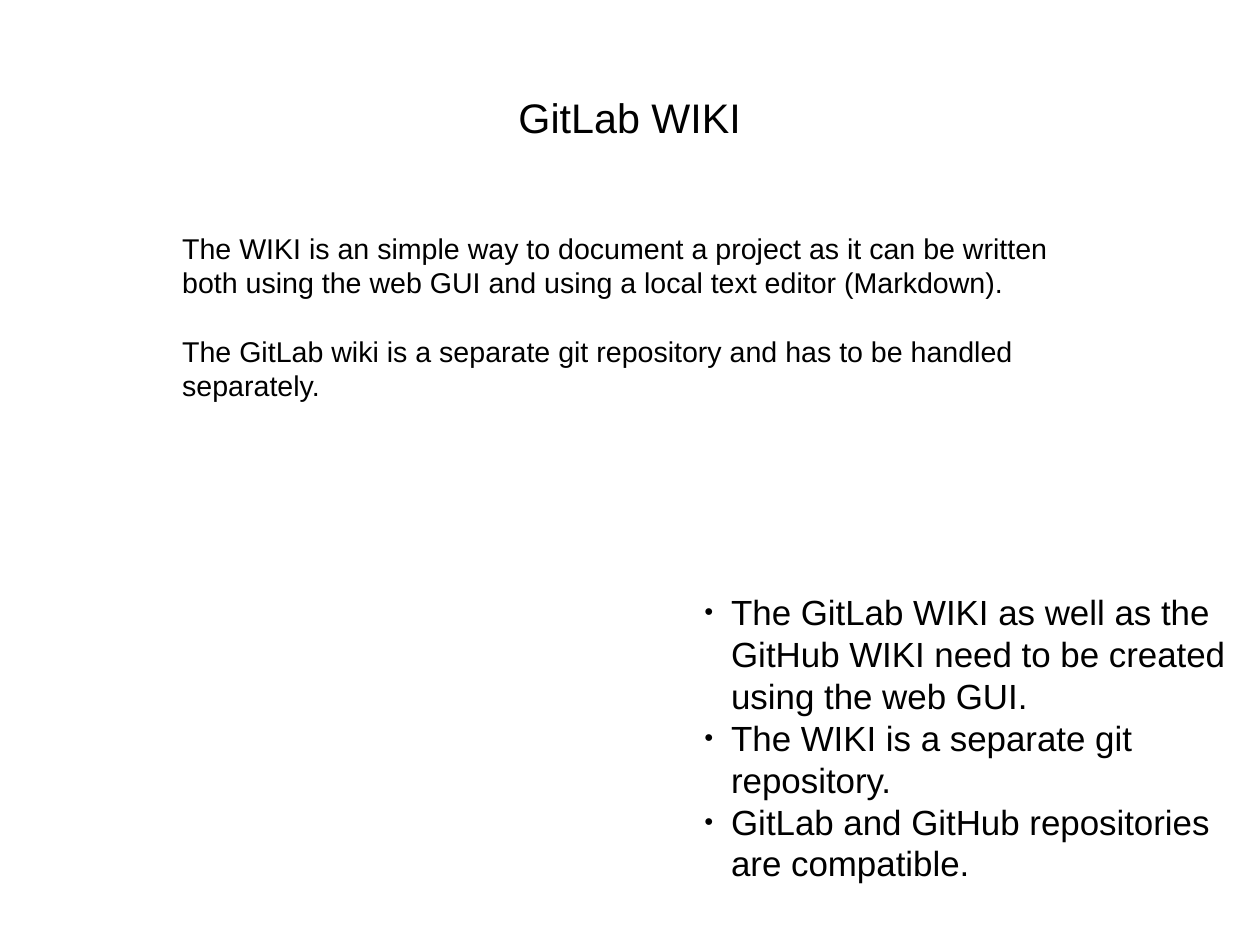
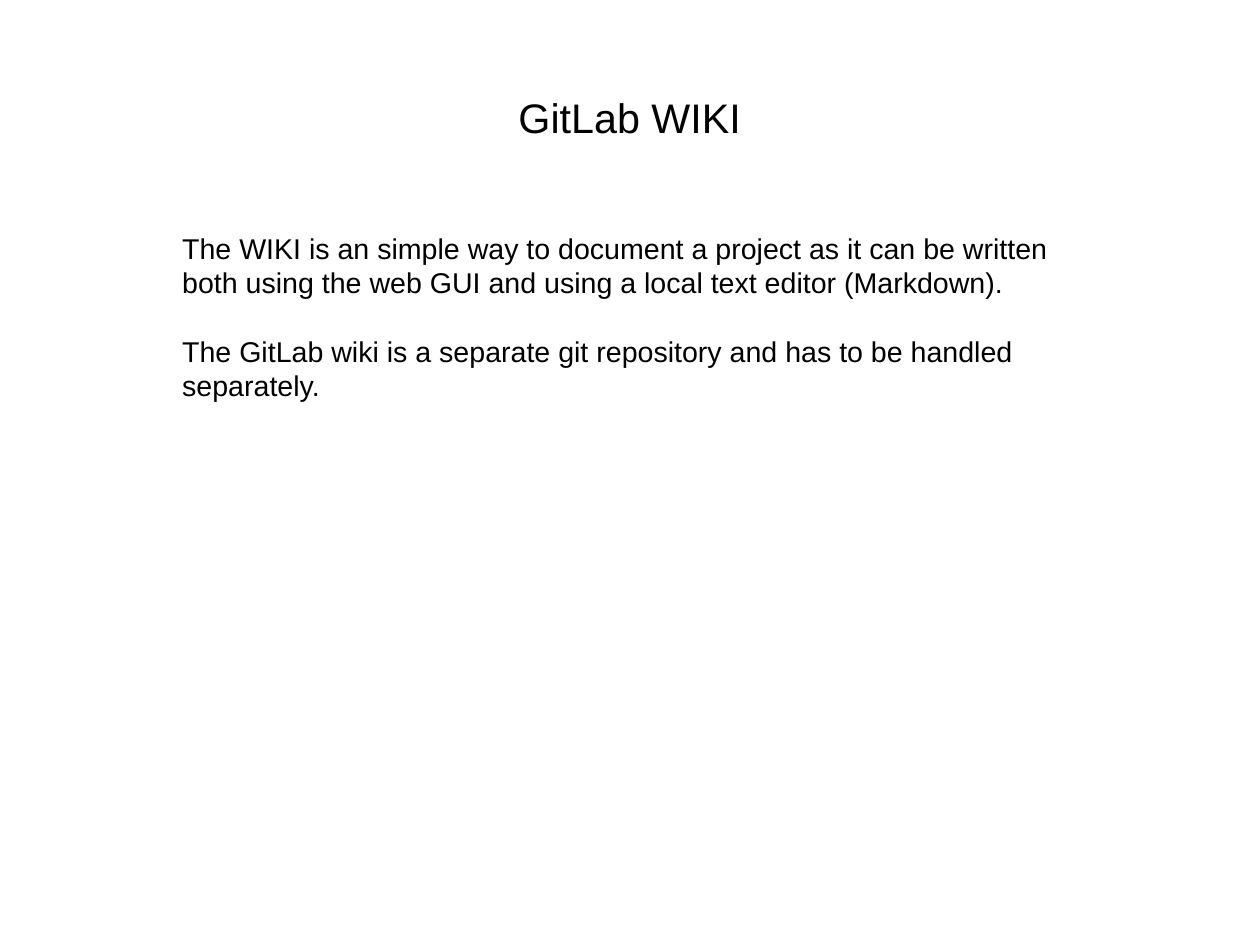
Before and after one commit to stela2502/ongoing_work, a slide deck: slide 4 of doc/Introduction.odp. Drawn at 1260x945 pixels with LibreOffice and Linux fonts; fonts in the diff are those of the drawing. Boxes give left, top, right and bottom in pixels: in the first picture for what was removed or moved away, otherwise in the second. Text is boxed around its words. In the diff, an @@ line names an element or a change of style, - is before the commit and + after.

```diff
--- a/doc/Introduction.odp
+++ b/doc/Introduction.odp
@@ text removed at [731,599,1225,883] @@
-● The GitLab WIKI as well as the GitHub WIKI need to be created using the web GUI.
-● The WIKI is a separate git repository.
-● GitLab and GitHub repositories are compatible.
```
Also in this commit, not shown: 2 other slides changed.
